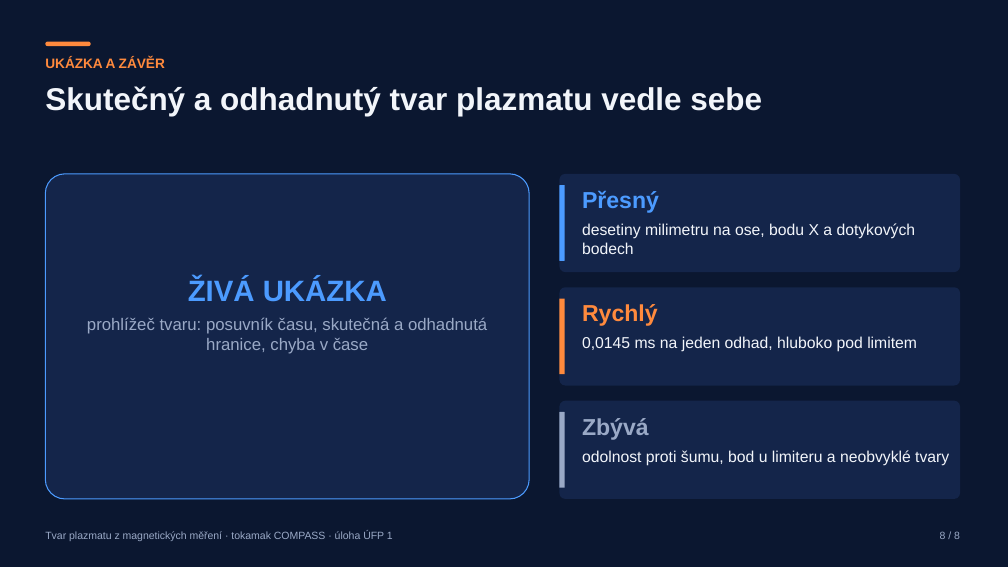
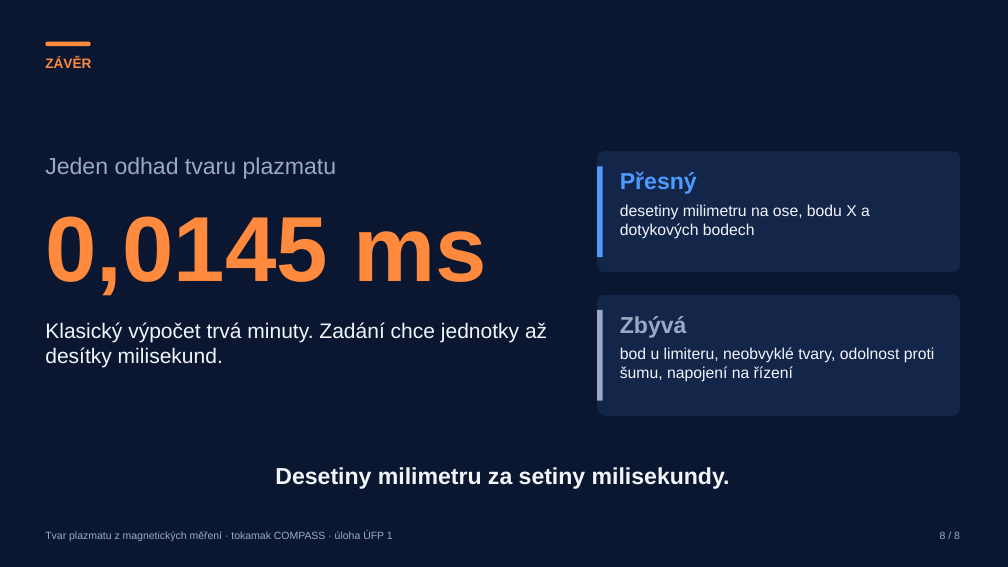
Before and after one commit to mschiller890/hackathon, a slide deck: slide 13 of presentation/deck/slides.pptx (slide 8 before the commit). Drawn at 1008x567 pixels with LibreOffice and Linux fonts; fonts in the diff are those of the drawing; background and template pictures are left out. Boxes give left, top, right and bottom in pixels: in the first picture for what was removed or moved away, otherwise in the second. Text is boxed around its words. In the diff, an @@ line names an element or a change of style, - is before the commit and + after.

```diff
--- a/presentation/deck/slides.pptx
+++ b/presentation/deck/slides.pptx
@@ rectangle added at (0,0,1008,567), fill #0B1730 at 45% opacity @@
@@ text at (45,57,91,68): text changed @@
-UKÁZKA A ZÁVĚR
+ZÁVĚR
@@ text removed at (45,86,762,116) @@
-Skutečný a odhadnutý tvar plazmatu vedle sebe
@@ rounded rectangle removed at (45,174,529,499) @@
@@ text added at (45,157,337,179), 22 pt, text #9AA9C6 @@
+Jeden odhad tvaru plazmatu
@@ rounded rectangle: place and size @@
-rounded rectangle at (560,174,960,272)
+rounded rectangle at (597,151,960,272)
@@ rounded rectangle: place and size @@
-rounded rectangle at (560,185,565,261)
+rounded rectangle at (597,166,603,257)
@@ text "Přesný" rewrapped from (582,190,916,254) to (620,171,870,239) @@
@@ text added at (45,216,486,296), 88 pt, text #FF8A3D, bold @@
+0,0145 ms
@@ text removed at (87,278,487,354) @@
-ŽIVÁ UKÁZKA
-prohlížeč tvaru: posuvník času, skutečná a odhadnutá hranice, chyba v čase
@@ rounded rectangle: place and size @@
-rounded rectangle at (560,287,960,386)
+rounded rectangle at (597,295,960,416)
@@ text added at (45,322,547,368), 20 pt, text #F2F5FA @@
+Klasický výpočet trvá minuty. Zadání chce jednotky až desítky milisekund.
@@ text removed at (582,304,917,352) @@
-Rychlý
-0,0145 ms na jeden odhad, hluboko pod limitem
@@ rounded rectangle: place and size @@
-rounded rectangle at (560,299,565,374)
+rounded rectangle at (597,310,603,401)
@@ rounded rectangle at (597,310,603,401): fill #FF8A3D to #9AA9C6 @@
@@ text added at (620,316,935,382), 15 pt, text #F2F5FA @@
+Zbývá
+bod u limiteru, neobvyklé tvary, odolnost proti šumu, napojení na řízení
@@ rounded rectangle removed at (560,401,960,499) @@
@@ rounded rectangle removed at (560,412,565,488) @@
@@ text removed at (582,418,949,466) @@
-Zbývá
-odolnost proti šumu, bod u limiteru a neobvyklé tvary
@@ text added at (275,467,730,489), 22 pt, text #F2F5FA, bold @@
+Desetiny milimetru za setiny milisekundy.
```
Also in this commit, not shown: 4 other slides changed, 5 slides added, 1 other file.
